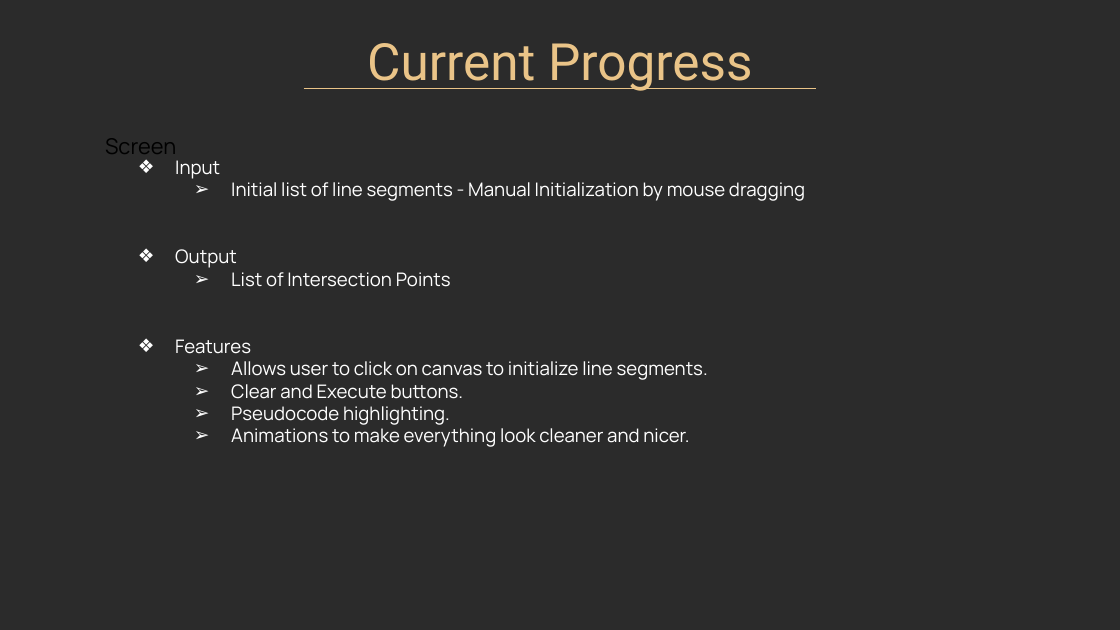
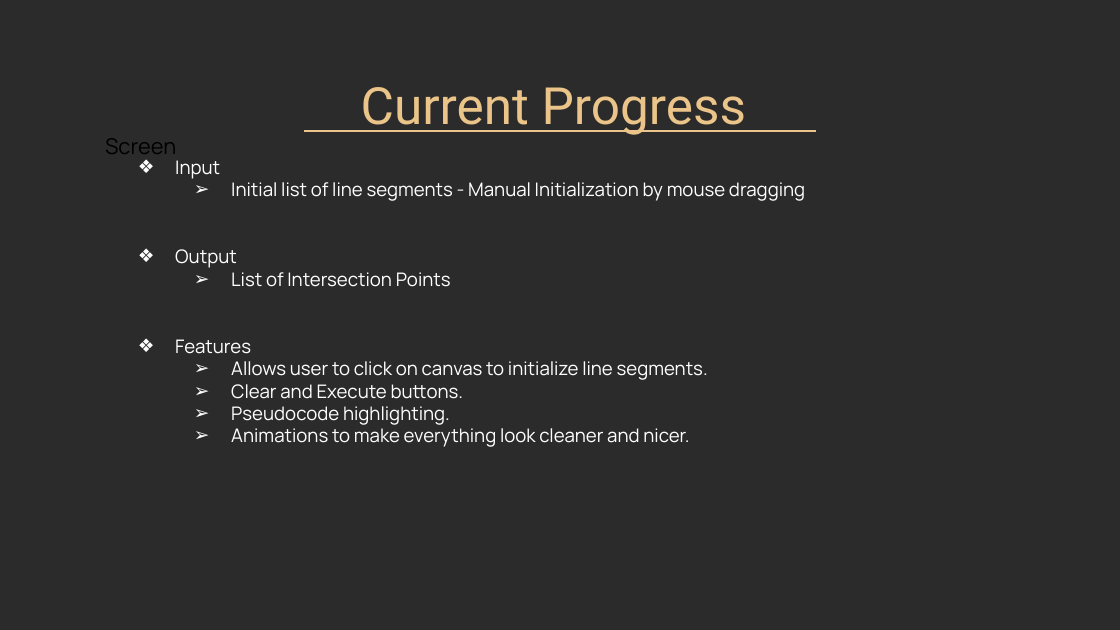
Before and after one commit to anuj67851/CompGeoProject, a slide deck: slide 5 of static/files/CompGeoWeek10Slides.pptx. Drawn at 1120x630 pixels with LibreOffice and Linux fonts; fonts in the diff are those of the drawing; background and template pictures are left out; a plain dark background stands for a picture behind light text. Boxes give left, top, right and bottom in pixels: in the first picture for what was removed or moved away, otherwise in the second. Text is boxed around its words. In the diff, an @@ line names an element or a change of style, - is before the commit and + after.

Commit message:
update slides

```diff
--- a/static/files/CompGeoWeek10Slides.pptx
+++ b/static/files/CompGeoWeek10Slides.pptx
@@ title "Current Progress": place and size @@
-title "Current Progress" at (367,43,752,91)
+title "Current Progress" at (361,87,746,135)
@@ line moved from (304, 88) - (816, 88) to (304, 131) - (816, 131) @@
```
